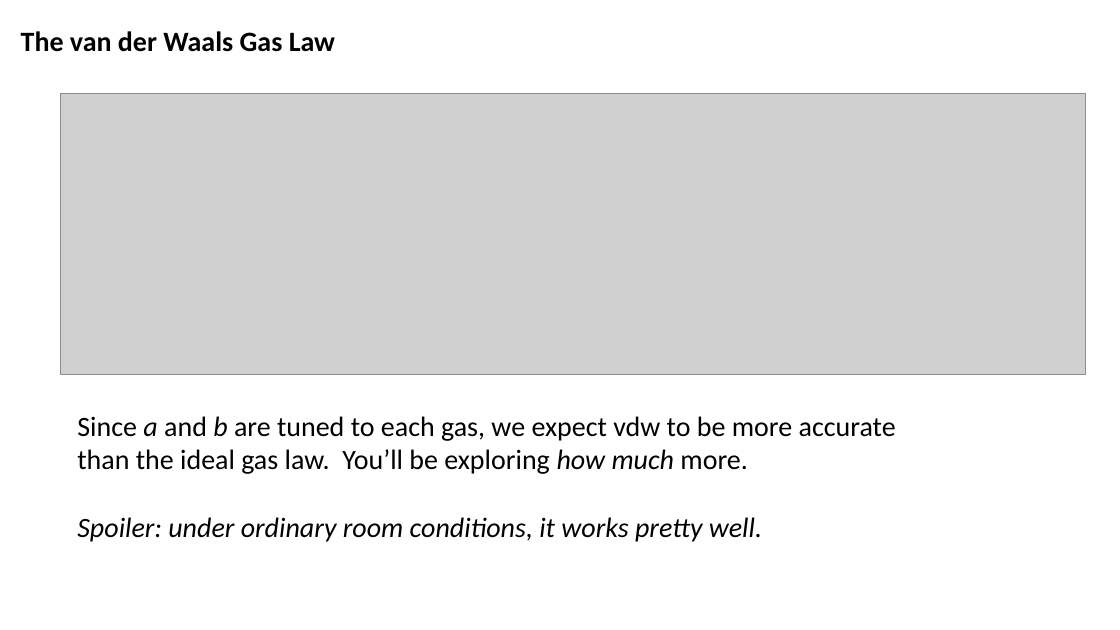
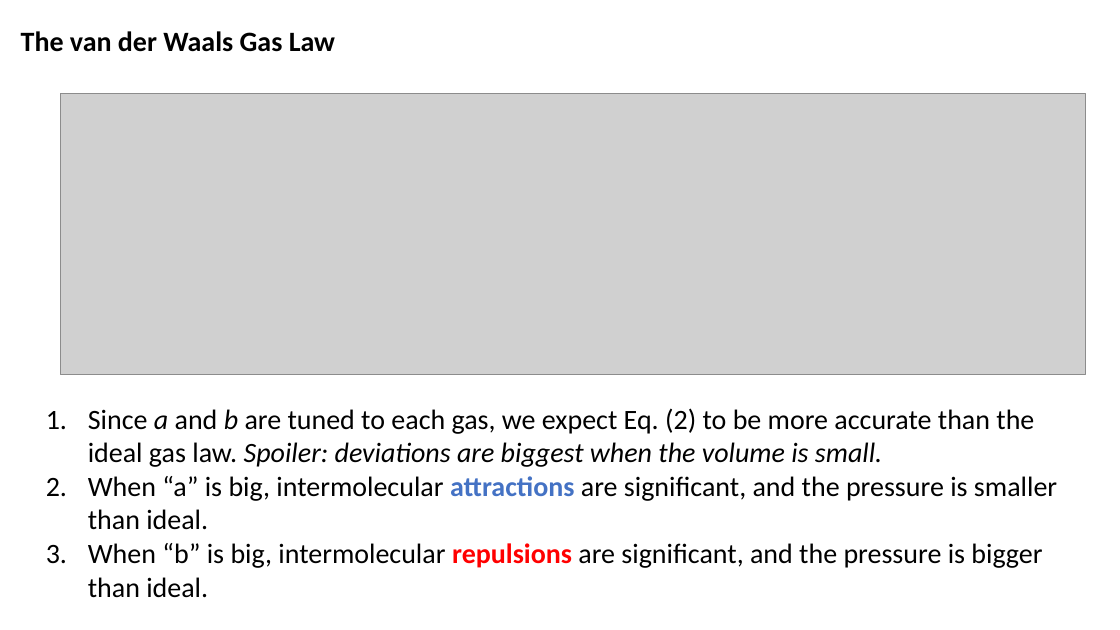
Before and after one commit to sneshyba/pypchem, a slide deck: slide 8 of Thermo 2022 (Neshyba)/Lectures/Week 1 - Gas laws/Week 1.2 Recap and moving forward.pptx (slide 7 before the commit). Drawn at 1120x630 pixels with LibreOffice and Linux fonts; fonts in the diff are those of the drawing; grey boxes stand for pictures. Boxes give left, top, right and bottom in pixels: in the first picture for what was removed or moved away, otherwise in the second. Text is boxed around its words. In the diff, an @@ line names an element or a change of style, - is before the commit and + after.

```diff
--- a/Thermo 2022 (Neshyba)/Lectures/Week 1 - Gas laws/Week 1.2 Recap and moving forward.pptx
+++ b/Thermo 2022 (Neshyba)/Lectures/Week 1 - Gas laws/Week 1.2 Recap and moving forward.pptx
@@ text at <box>88,408,1057,598</box>: text changed @@
-Since a and b are tuned to each gas, we expect vdw to be more accurate than the ideal gas law. You’ll be exploring how much more.
-Spoiler: under ordinary room conditions, it works pretty well.
+1. Since a and b are tuned to each gas, we expect Eq. (2) to be more accurate than the ideal gas law. Spoiler: deviations are biggest when the volume is small.
+2. When “a” is big, intermolecular attractions are significant, and the pressure is smaller than ideal.
+3. When “b” is big, intermolecular repulsions are significant, and the pressure is bigger than ideal.
```
Also in this commit, not shown: 3 other slides changed, 7 slides added, 17 other files.
